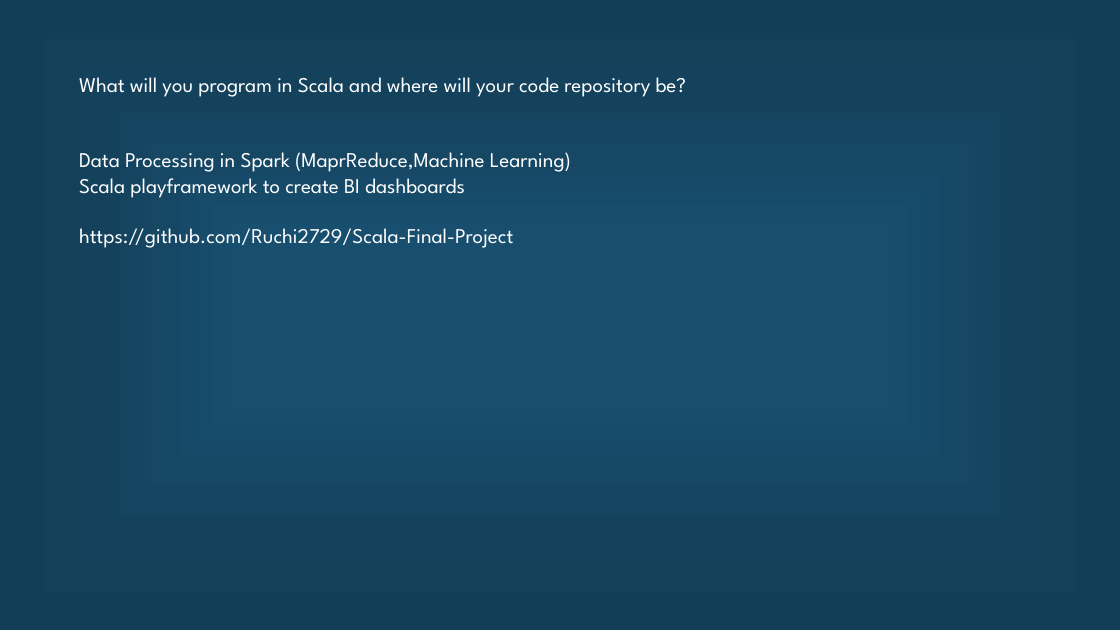
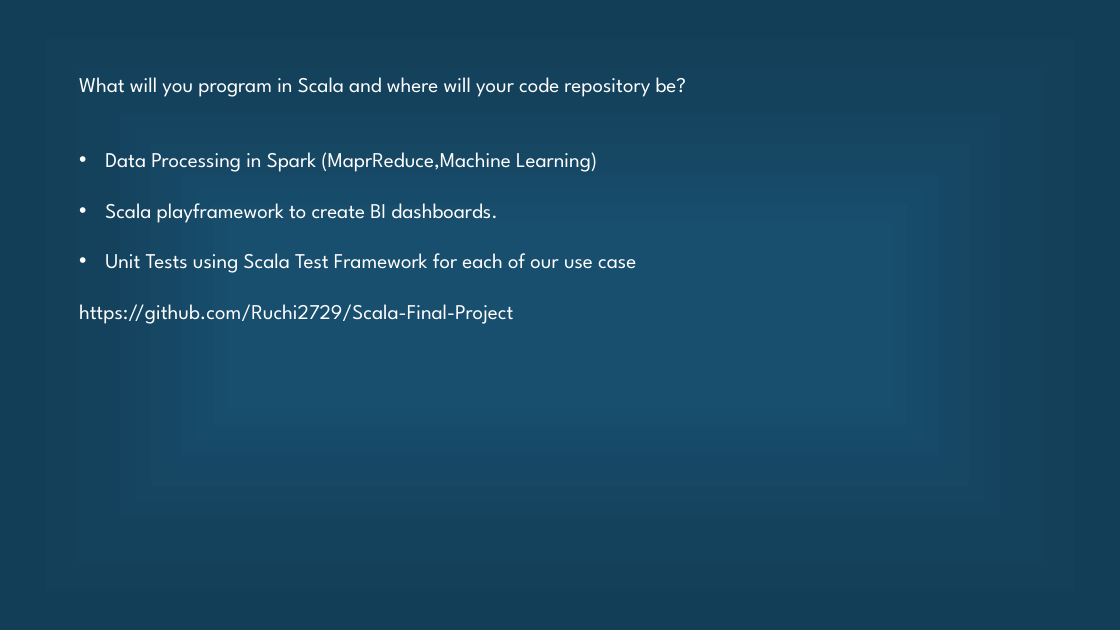
Before and after one commit to Ruchi2729/Scala-Final-Project, a slide deck: slide 6 of Final pre.pptx. Drawn at 1120x630 pixels with LibreOffice and Linux fonts; fonts in the diff are those of the drawing. Boxes give left, top, right and bottom in pixels: in the first picture for what was removed or moved away, otherwise in the second. Text is boxed around its words. In the diff, an @@ line names an element or a change of style, - is before the commit and + after.

```diff
--- a/Final pre.pptx
+++ b/Final pre.pptx
@@ text at [105,152,597,172]: bullet none to • @@
@@ text at [105,203,636,273]: text changed @@
-Scala playframework to create BI dashboards
+• Scala playframework to create BI dashboards.
+• Unit Tests using Scala Test Framework for each of our use case
```
Also in this commit, not shown: 4 other slides changed, 3 slides added, 3 slides removed, 1 other file.
